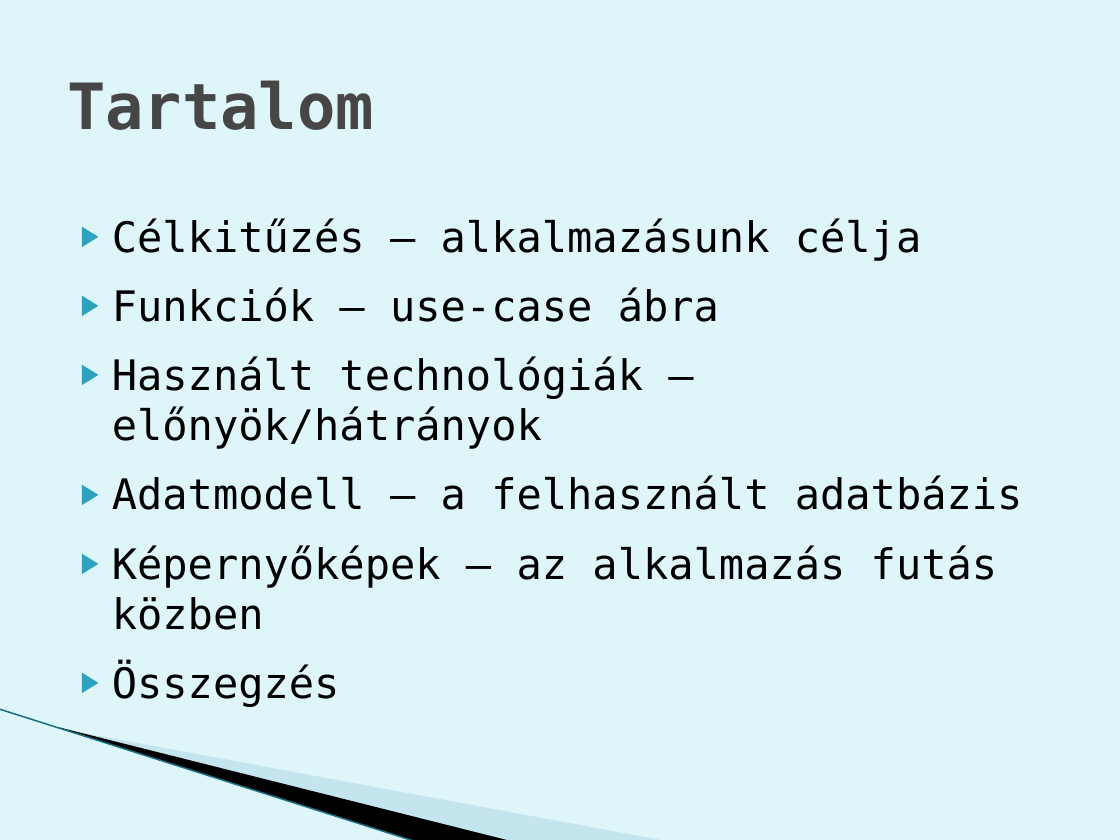
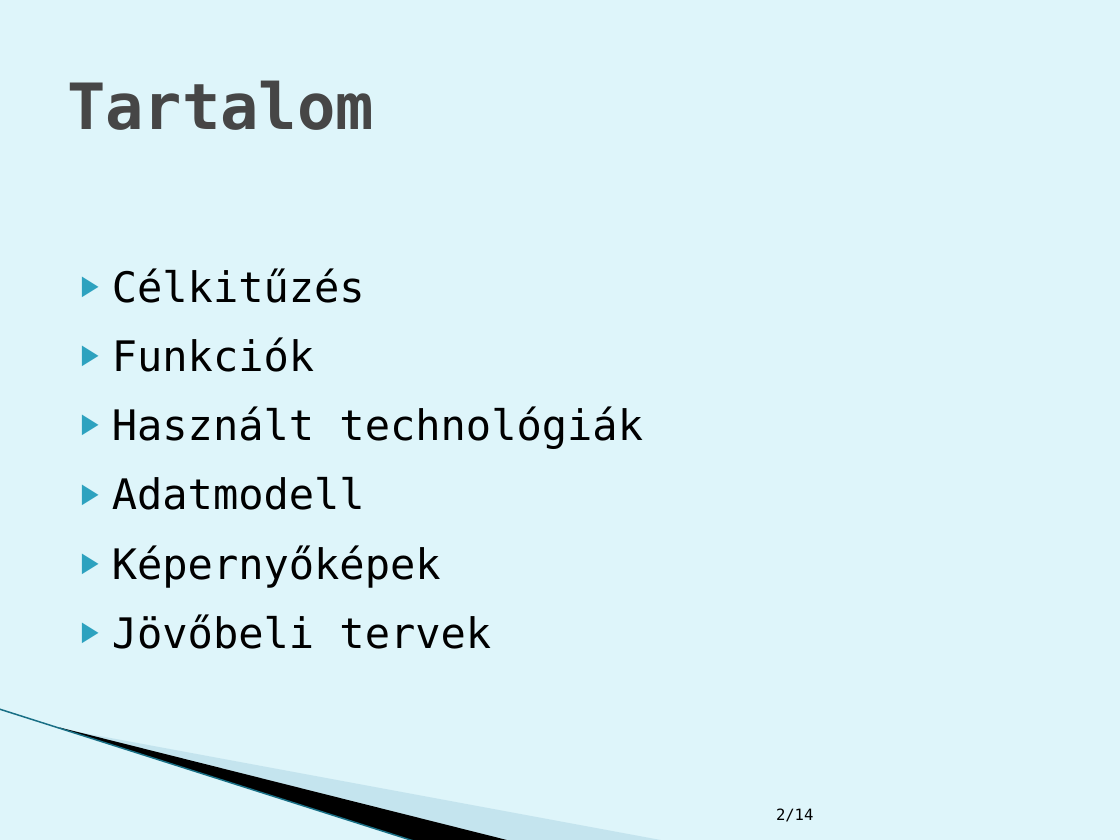
Before and after one commit to abafalvib/Projektlabor, a slide deck: slide 2 of projektlab.pptx. Drawn at 1120x840 pixels with LibreOffice and Linux fonts; fonts in the diff are those of the drawing; background and template pictures are left out. Boxes give left, top, right and bottom in pixels: in the first picture for what was removed or moved away, otherwise in the second. Text is boxed around its words. In the diff, an @@ line names an element or a change of style, - is before the commit and + after.

```diff
--- a/projektlab.pptx
+++ b/projektlab.pptx
@@ text at [112, 268, 643, 649]: text changed @@
-▶ Célkitűzés – alkalmazásunk célja
-▶ Funkciók – use-case ábra
-▶ Használt technológiák – előnyök/hátrányok
-▶ Adatmodell – a felhasznált adatbázis
-▶ Képernyőképek – az alkalmazás futás közben
-▶ Összegzés
+▶ Célkitűzés
+▶ Funkciók
+▶ Használt technológiák
+▶ Adatmodell
+▶ Képernyőképek
+▶ Jövőbeli tervek
@@ text added at [776, 808, 813, 822], 10 pt, text #000000 @@
+2/14
```
Also in this commit, not shown: 11 other slides changed, 2 slides added, 3 slides removed, 1 other file.
